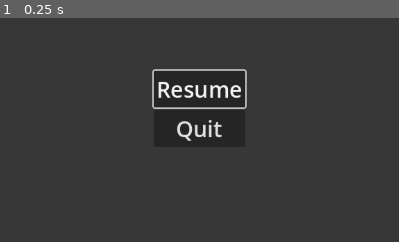
Above: before the commit, frame 1.
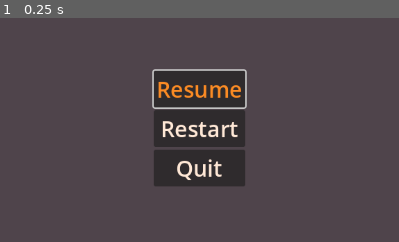
Above: after the commit, the same moment.

Repository: 50002/Taitaja_2026
Game: Godot game, scene res://Menu/Pause.tscn
The game is run twice, just before and just after one commit, with the same random seed, the same clock (stepped at 60 frames per second) and the same inputs. The project has no main scene, so this scene is started directly.
Inputs:
- Up to frame 1 (0.25 s): no input
The pictures show only the part of the screen within x 25-75%, y 30-80%; the shares and areas given below are measured in that part.

The runs differ from the first frame. In frame 1, 2.0% of the frame differs, in the area x 39-61%, y 28-73%.

Commit message:
fixing colors for theme

Diff:
--- a/speedrun-tower/Menu/Mainmenu.tscn
+++ b/speedrun-tower/Menu/Mainmenu.tscn
@@ -43,12 +43,18 @@
 [node name="Button" type="Button" parent="ColorRect/Container/VBoxContainer"]
 layout_mode = 2
 focus_neighbor_top = NodePath("../Button2")
+theme_override_colors/font_color = Color(1, 0.9098039, 0.8392157, 1)
+theme_override_colors/font_focus_color = Color(0.9843137, 0.54509807, 0.14117648, 1)
+theme_override_colors/font_pressed_color = Color(0.9843137, 0.54509807, 0.14117648, 1)
 theme_override_font_sizes/font_size = 32
 text = "PLAY"
 
 [node name="Button2" type="Button" parent="ColorRect/Container/VBoxContainer"]
 layout_mode = 2
 focus_neighbor_bottom = NodePath("../Button")
+theme_override_colors/font_color = Color(1, 0.9098039, 0.8392157, 1)
+theme_override_colors/font_focus_color = Color(0.9843137, 0.54509807, 0.14117648, 1)
+theme_override_colors/font_pressed_color = Color(0.9843137, 0.54509807, 0.14117648, 1)
 theme_override_font_sizes/font_size = 32
 text = "QUIT"
 
@@ -59,14 +65,16 @@
 anchor_top = 1.0
 anchor_right = 0.5
 anchor_bottom = 1.0
-offset_left = -146.0
-offset_top = -25.0
-offset_right = 146.0
+offset_left = -217.0
+offset_top = -31.0
+offset_right = 217.0
 grow_horizontal = 2
 grow_vertical = 0
 
 [node name="Label" type="Label" parent="ColorRect/Container2"]
 layout_mode = 2
+theme_override_colors/font_color = Color(1, 0.9098039, 0.8392157, 1)
+theme_override_font_sizes/font_size = 24
 text = "Use W and S for movement in menus."
 
 [node name="Container3" type="Container" parent="ColorRect"]
@@ -74,13 +82,15 @@
 anchors_preset = 5
 anchor_left = 0.5
 anchor_right = 0.5
-offset_left = -45.0
-offset_right = 45.0
+offset_left = -64.0
+offset_right = 64.0
 offset_bottom = 31.0
 grow_horizontal = 2
 
 [node name="Label" type="Label" parent="ColorRect/Container3"]
 layout_mode = 2
+theme_override_colors/font_color = Color(1, 0.9098039, 0.8392157, 1)
+theme_override_font_sizes/font_size = 24
 text = "didnt work"
 
 [node name="Pick" type="AudioStreamPlayer2D" parent="."]
--- a/speedrun-tower/Menu/Pause.tscn
+++ b/speedrun-tower/Menu/Pause.tscn
@@ -13,7 +13,7 @@
 anchor_bottom = 1.0
 grow_horizontal = 2
 grow_vertical = 2
-color = Color(0.16078432, 0.16078432, 0.16078432, 0.6039216)
+color = Color(0.37254903, 0.05882353, 0.2509804, 0.13333334)
 
 [node name="Container" type="Container" parent="ColorRect"]
 layout_mode = 1
@@ -35,11 +35,25 @@
 
 [node name="Button" type="Button" parent="ColorRect/Container/VBoxContainer"]
 layout_mode = 2
+theme_override_colors/font_color = Color(1, 0.9098039, 0.8392157, 1)
+theme_override_colors/font_focus_color = Color(0.9843137, 0.54509807, 0.14117648, 1)
+theme_override_colors/font_pressed_color = Color(0.9843137, 0.54509807, 0.14117648, 1)
 theme_override_font_sizes/font_size = 32
 text = "Resume"
 
+[node name="Button3" type="Button" parent="ColorRect/Container/VBoxContainer"]
+layout_mode = 2
+theme_override_colors/font_color = Color(1, 0.9098039, 0.8392157, 1)
+theme_override_colors/font_focus_color = Color(0.9843137, 0.54509807, 0.14117648, 1)
+theme_override_colors/font_pressed_color = Color(0.9843137, 0.54509807, 0.14117648, 1)
+theme_override_font_sizes/font_size = 32
+text = "Restart"
+
 [node name="Button2" type="Button" parent="ColorRect/Container/VBoxContainer"]
 layout_mode = 2
+theme_override_colors/font_color = Color(1, 0.9098039, 0.8392157, 1)
+theme_override_colors/font_focus_color = Color(0.9843137, 0.54509807, 0.14117648, 1)
+theme_override_colors/font_pressed_color = Color(0.9843137, 0.54509807, 0.14117648, 1)
 theme_override_font_sizes/font_size = 32
 text = "Quit"
 
